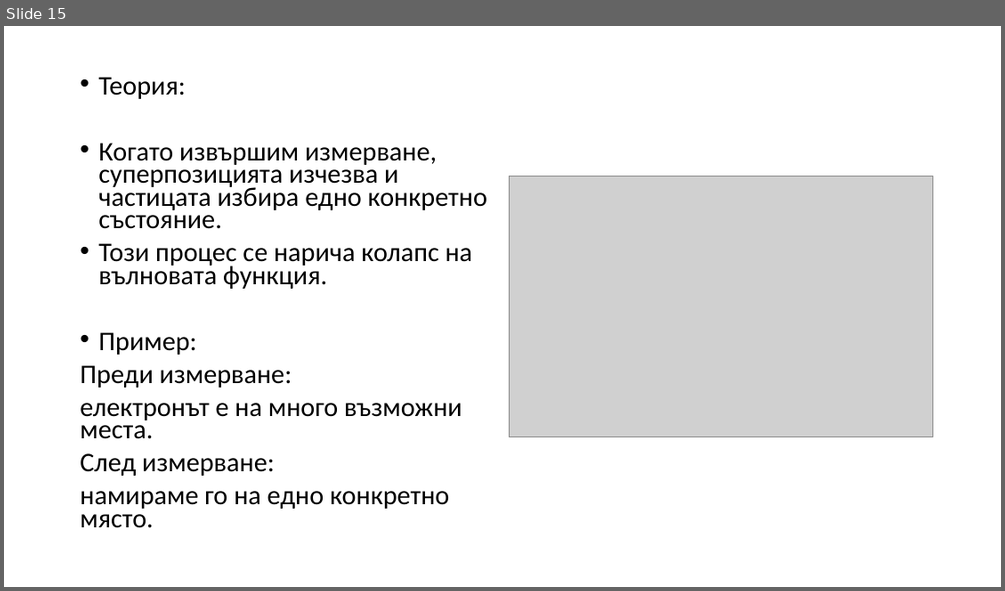
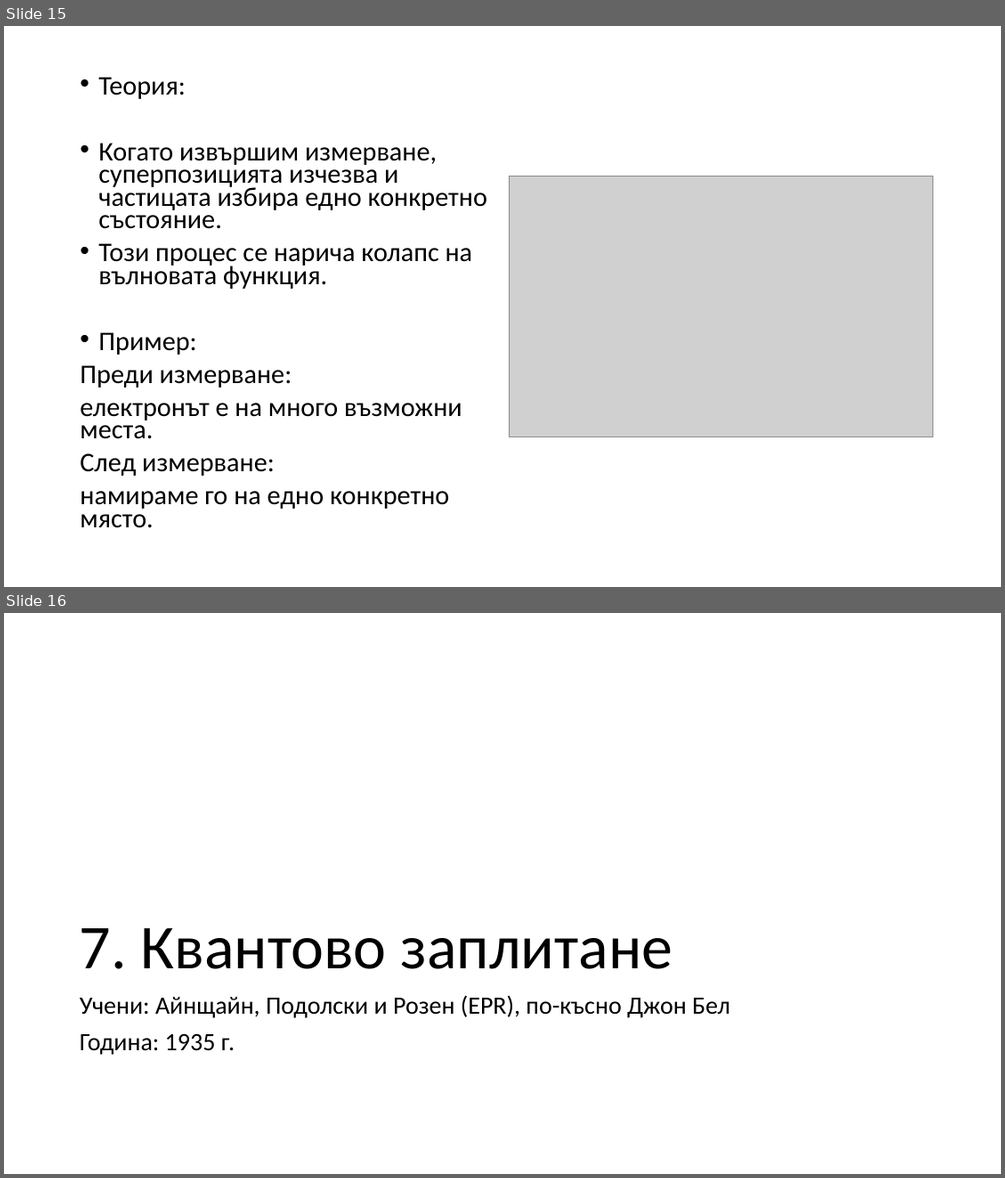
Before and after one commit to LAB5fire/PPQM, a slide deck: kvantova vizika.pptx. Shown one above the other, each under a label of ours: slide 15 before the commit, slides 15 and 16 after it. The pictures are 1005x591 and 1005x1178 pixels, drawn with LibreOffice and Linux fonts; fonts in the diff are those of the drawing; grey boxes stand for pictures. Boxes give left, top, right and bottom in pixels: in the first picture for what was removed or moved away, otherwise in the second. Text is boxed around its words. In the diff, an @@ line names an element or a change of style, - is before the commit and + after.

```diff
--- a/kvantova vizika.pptx
+++ b/kvantova vizika.pptx
@@ slide 16 added at box(4, 613, 1001, 1174), background #FFFFFF @@
@@ title added at box(80, 928, 673, 969), 60 pt, text #000000 @@
+7. Квантово заплитане
@@ text added at box(80, 995, 730, 1054), 24 pt, text #000000 @@
+Учени: Айнщайн, Подолски и Розен (EPR), по-късно Джон Бел
+Година: 1935 г.
```
Also in this commit, not shown: 4 other slides added.
